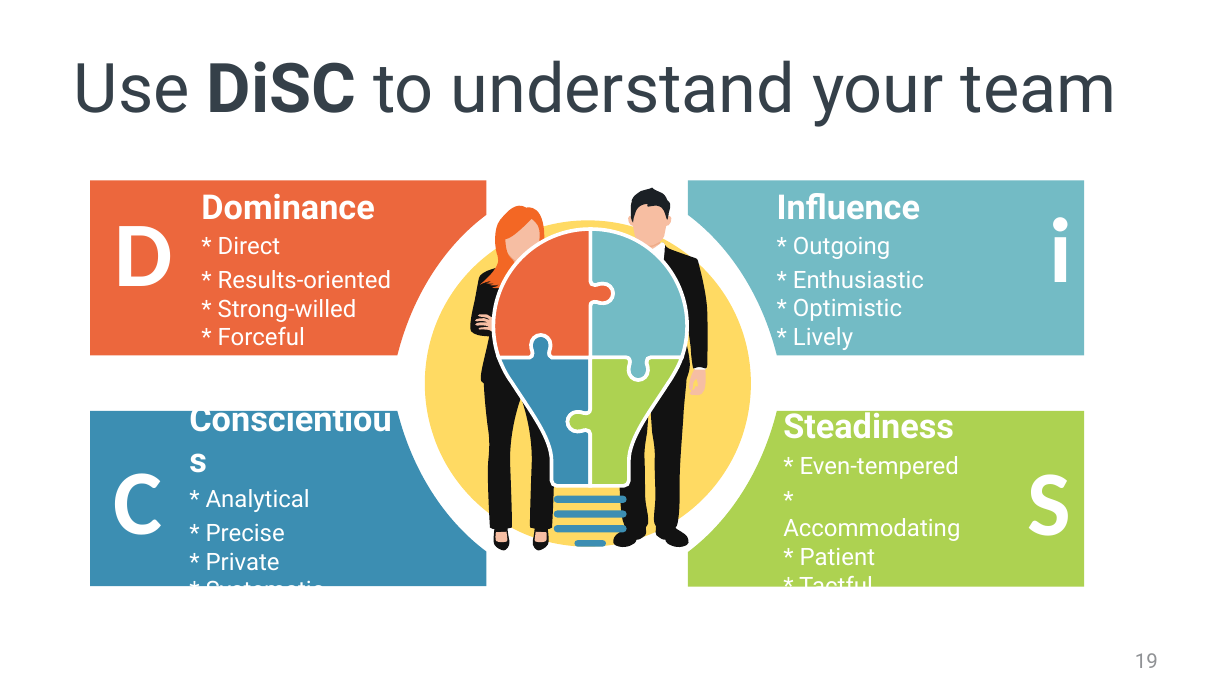
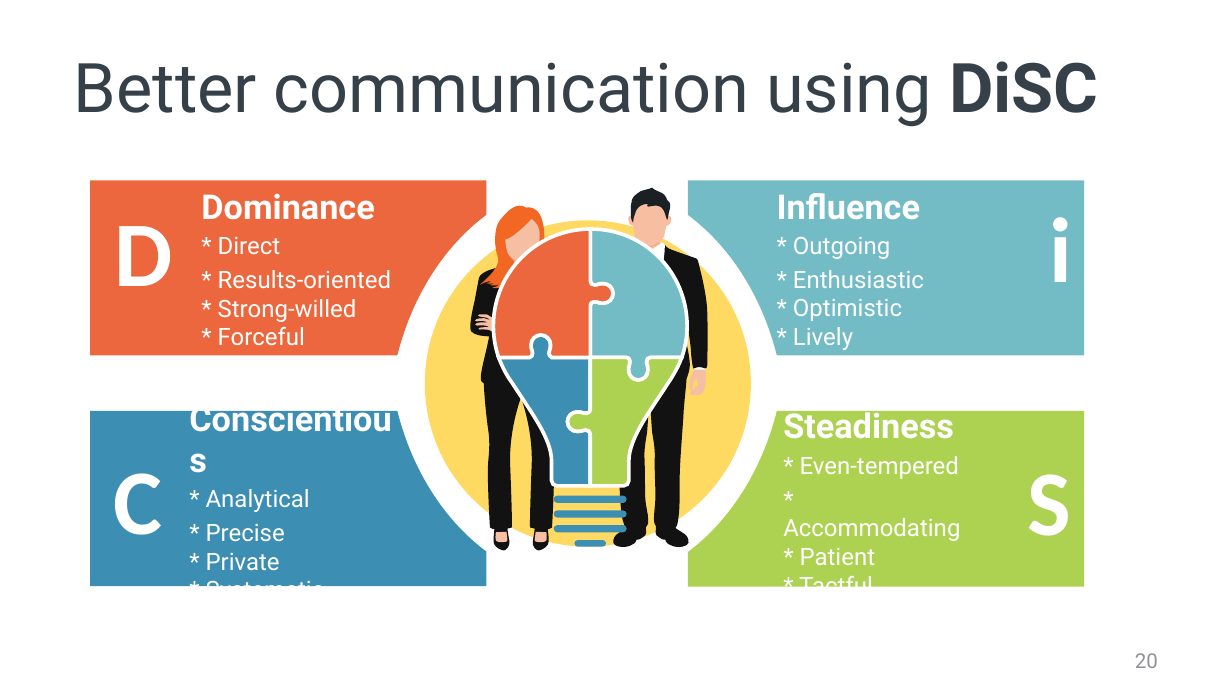
Before and after one commit to spetryjohnson/Talk---Hiring--Firing--and-Inspiring, a slide deck: slide 20 of Hiring, Firing, and Inspiring.pptx (slide 19 before the commit). Drawn at 1232x693 pixels with LibreOffice and Linux fonts; fonts in the diff are those of the drawing. Boxes give left, top, right and bottom in pixels: in the first picture for what was removed or moved away, otherwise in the second. Text is boxed around its words. In the diff, an @@ line names an element or a change of style, - is before the commit and + after.

```diff
--- a/Hiring, Firing, and Inspiring.pptx
+++ b/Hiring, Firing, and Inspiring.pptx
@@ title at [74, 61, 1098, 127]: text changed @@
-Use DiSC to understand your team
+Better communication using DiSC
@@ page number at [1135, 653, 1158, 668]: text changed @@
-19
+20
```
Also in this commit, not shown: 7 other slides changed, 2 slides added, 1 slide removed.
